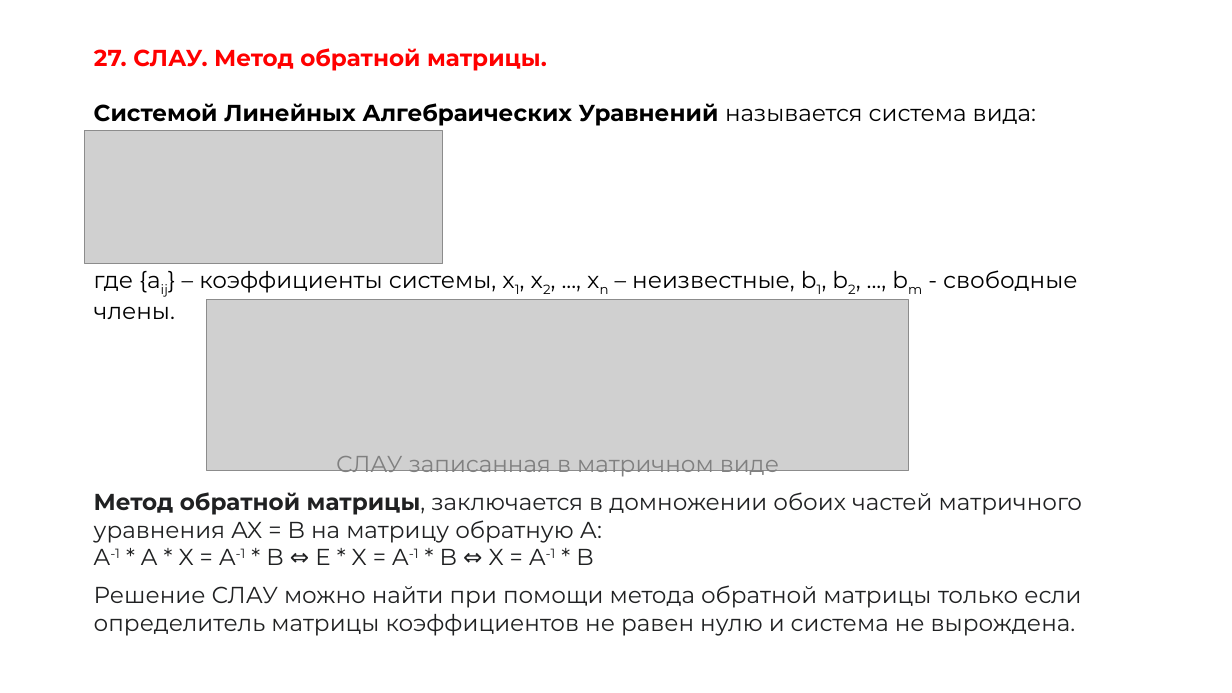
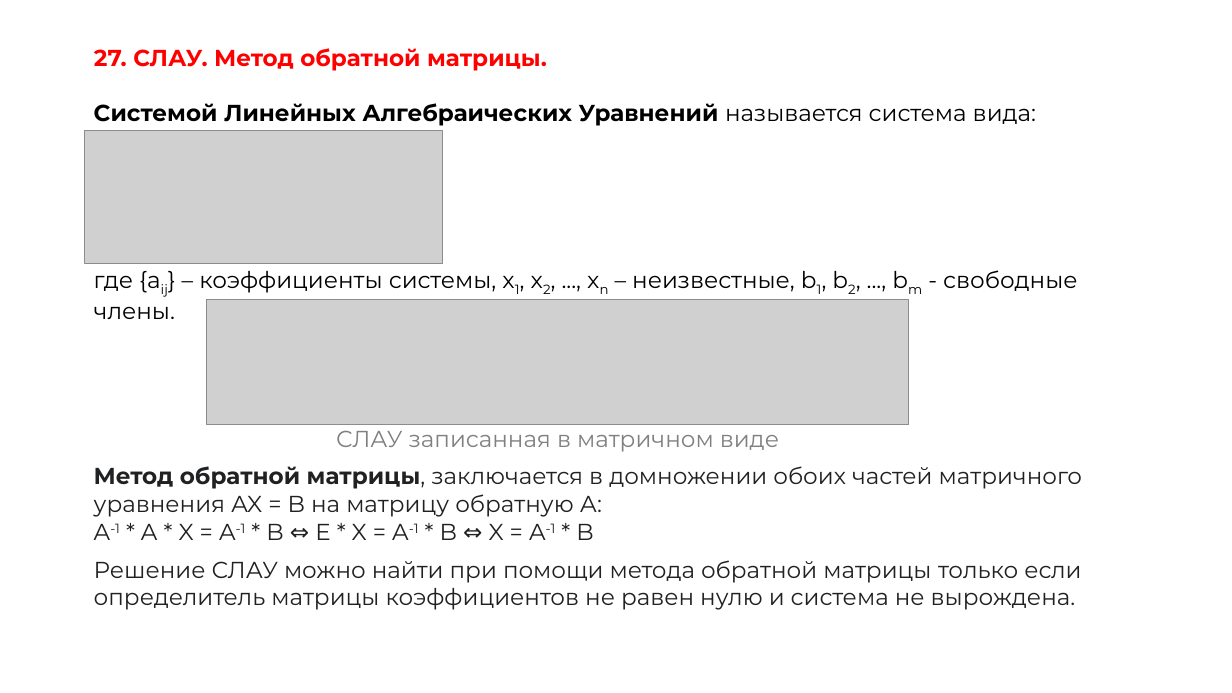
Before and after one commit to OneTwoZzzPlus/ITMO.STUDY, a slide deck: slide 48 of MATH/colloquium.pptx. Drawn at 1232x693 pixels with LibreOffice and Linux fonts; fonts in the diff are those of the drawing; grey boxes stand for pictures. Boxes give left, top, right and bottom in pixels: in the first picture for what was removed or moved away, otherwise in the second. Text is boxed around its words. In the diff, an @@ line names an element or a change of style, - is before the commit and + after.

```diff
--- a/MATH/colloquium.pptx
+++ b/MATH/colloquium.pptx
@@ picture: place and size @@
-picture at bbox=[207, 299, 909, 470]
+picture at bbox=[207, 299, 909, 424]
@@ text "СЛАУ записанная в матричном виде": place and size @@
-text "СЛАУ записанная в матричном виде" at bbox=[336, 456, 779, 478]
+text "СЛАУ записанная в матричном виде" at bbox=[336, 431, 779, 452]
@@ text "Метод обратной матрицы, заключается в ...": place and size @@
-text "Метод обратной матрицы, заключается в ..." at bbox=[94, 492, 1083, 636]
+text "Метод обратной матрицы, заключается в ..." at bbox=[94, 466, 1083, 610]
```
Also in this commit, not shown: 15 other slides changed, 18 other files.
